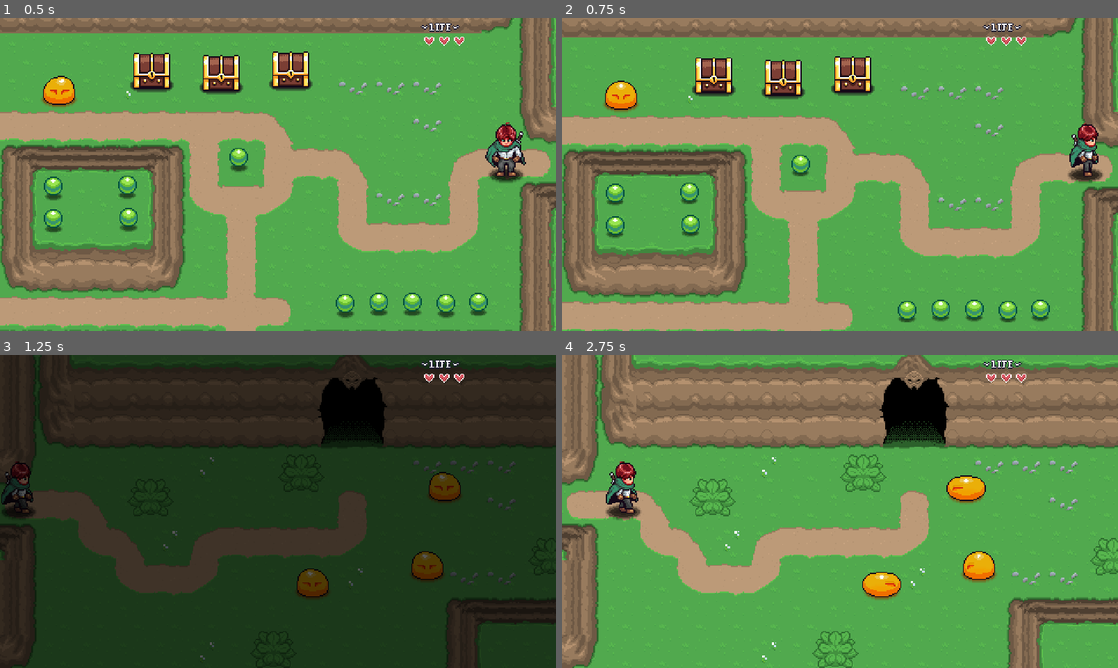
Above: before the commit, frames 1-4 (two rows, left to right).
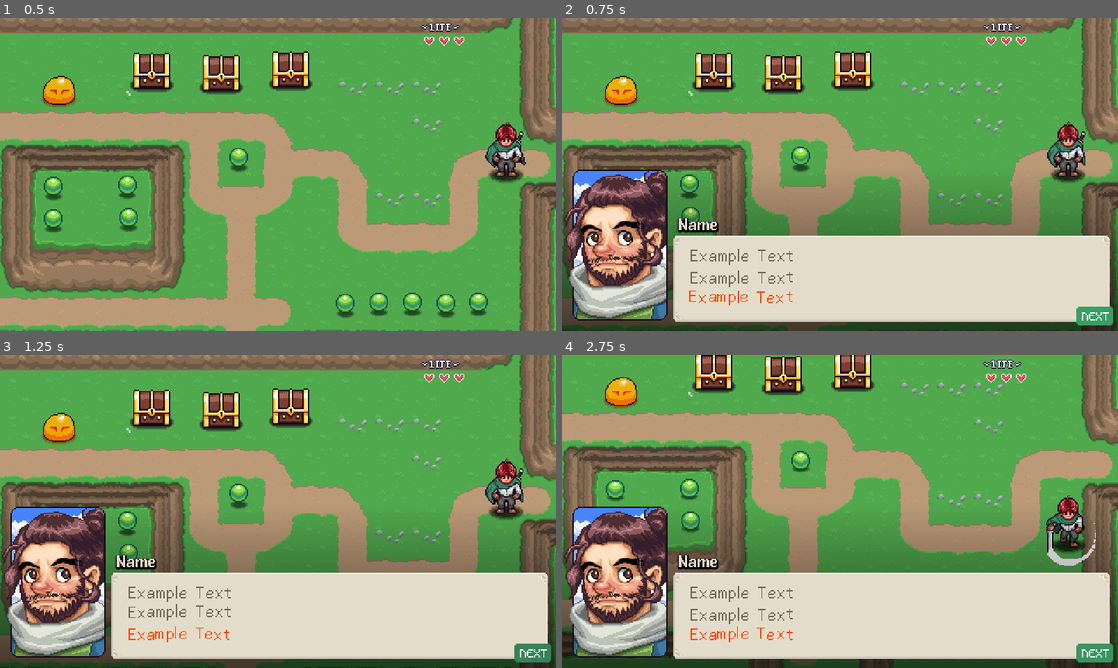
Above: after the commit, the same moments.

Repository: sirzes02/Godot-test
Game: Godot game, scene res://levels/area01/01.tscn
Two runs of this game, one before a commit and one after it. Both use one fixed random seed, a clock stepped at 60 frames per second and the inputs below. Sound files missing from this copy of the repository are replaced by a short silence.
Inputs:
- Up to frame 1 (0.5 s): no input
- Up to frame 2 (0.75 s): hold D (right) from 0.53 s (still down); hold P (test, bound only after the commit) from 0.53 s (still down)
- Up to frame 3 (1.25 s): keep holding D (right); keep holding P (test, bound only after the commit)
- Up to frame 4 (2.75 s): release D (right) at 1.28 s; release P (test, bound only after the commit) at 1.28 s; hold S (down) 1.28-2.03 s; tap Q (ability) at 1.35 s; tap P (test, bound only after the commit) at 1.55, 2.3 s; hold D (right) from 2.03 s (still down); hold Space (attack) from 2.03 s (still down)

Frame 1 is identical in both runs. In frame 2, 54% of the frame differs, in the area x 0-100%, y 0-100%; in frame 3, 96%; in frame 4, 85%.

Commit message:
NPC Part III Dialog System UI

Diff:
--- /dev/null
+++ b/gui/dialog_system/dialog_system.tscn
@@ -0,0 +1,169 @@
+[gd_scene format=3 uid="uid://dalmgct7b53js"]
+
+[ext_resource type="Script" uid="uid://cdwn7tt326sy0" path="res://gui/dialog_system/scripts/dialog_system.gd" id="1_gle0o"]
+[ext_resource type="Texture2D" uid="uid://8lg6xb60ux16" path="res://gui/dialog_system/sprites/text-bubble.png" id="2_h0xjv"]
+[ext_resource type="FontFile" uid="uid://yuwy4uqsbdd1" path="res://gui/fonts/Abaddon Light.ttf" id="3_3jka7"]
+[ext_resource type="FontFile" uid="uid://cbsuvg8x0ke6k" path="res://gui/fonts/Abaddon Bold.ttf" id="4_f7bgx"]
+[ext_resource type="Texture2D" uid="uid://bnw62r07cdogq" path="res://npc/sprites/portraits/npc_portrait_01.png" id="5_jxevo"]
+[ext_resource type="FontFile" uid="uid://dplj0nmib8k77" path="res://gui/fonts/m5x7.ttf" id="6_88kpi"]
+
+[sub_resource type="Gradient" id="Gradient_gle0o"]
+colors = PackedColorArray(1, 1, 1, 1, 1, 1, 1, 0)
+
+[sub_resource type="GradientTexture2D" id="GradientTexture2D_h0xjv"]
+gradient = SubResource("Gradient_gle0o")
+fill_from = Vector2(0, 1)
+fill_to = Vector2(0, 0)
+
+[sub_resource type="StyleBoxTexture" id="StyleBoxTexture_gle0o"]
+content_margin_left = 14.0
+content_margin_top = 10.0
+content_margin_right = 14.0
+content_margin_bottom = 10.0
+texture = ExtResource("2_h0xjv")
+texture_margin_left = 16.0
+texture_margin_top = 16.0
+texture_margin_right = 16.0
+texture_margin_bottom = 16.0
+
+[sub_resource type="StyleBoxFlat" id="StyleBoxFlat_jxevo"]
+content_margin_left = 4.0
+content_margin_top = 0.0
+content_margin_right = 2.0
+content_margin_bottom = 1.0
+bg_color = Color(1, 1, 1, 1)
+corner_radius_top_left = 3
+corner_radius_top_right = 3
+corner_radius_bottom_right = 3
+corner_radius_bottom_left = 3
+
+[sub_resource type="Animation" id="Animation_7sl62"]
+length = 0.001
+tracks/0/type = "value"
+tracks/0/imported = false
+tracks/0/enabled = true
+tracks/0/path = NodePath(".:modulate")
+tracks/0/interp = 1
+tracks/0/loop_wrap = true
+tracks/0/keys = {
+"times": PackedFloat32Array(0),
+"transitions": PackedFloat32Array(1),
+"update": 0,
+"values": [Color(1, 1, 1, 1)]
+}
+
+[sub_resource type="Animation" id="Animation_88kpi"]
+resource_name = "default"
+loop_mode = 1
+tracks/0/type = "value"
+tracks/0/imported = false
+tracks/0/enabled = true
+tracks/0/path = NodePath(".:modulate")
+tracks/0/interp = 1
+tracks/0/loop_wrap = true
+tracks/0/keys = {
+"times": PackedFloat32Array(0, 0.26666668, 0.6333333),
+"transitions": PackedFloat32Array(1, 1, 1),
+"update": 0,
+"values": [Color(1, 1, 1, 1), Color(1.1259906, 1.2742168, 1.1605768, 1), Color(1, 1, 1, 1)]
+}
+
+[sub_resource type="AnimationLibrary" id="AnimationLibrary_7sl62"]
+_data = {
+&"RESET": SubResource("Animation_7sl62"),
+&"default": SubResource("Animation_88kpi")
+}
+
+[node name="DialogSystem" type="CanvasLayer" unique_id=1663639633]
+process_mode = 3
+layer = 0
+script = ExtResource("1_gle0o")
+
+[node name="DialogUI" type="Control" parent="." unique_id=58432516]
+layout_mode = 3
+anchors_preset = 15
+anchor_right = 1.0
+anchor_bottom = 1.0
+grow_horizontal = 2
+grow_vertical = 2
+
+[node name="TextureRect" type="TextureRect" parent="DialogUI" unique_id=569135144]
+modulate = Color(0, 0, 0, 0.6392157)
+layout_mode = 1
+anchors_preset = 12
+anchor_top = 1.0
+anchor_right = 1.0
+anchor_bottom = 1.0
+offset_top = -144.0
+grow_horizontal = 2
+grow_vertical = 0
+texture = SubResource("GradientTexture2D_h0xjv")
+
+[node name="PanelContainer" type="PanelContainer" parent="DialogUI" unique_id=341768792]
+layout_mode = 1
+anchors_preset = 3
+anchor_left = 1.0
+anchor_top = 1.0
+anchor_right = 1.0
+anchor_bottom = 1.0
+offset_left = -384.0
+offset_top = -82.0
+offset_right = -7.0
+offset_bottom = -8.0
+grow_horizontal = 0
+grow_vertical = 0
+theme_override_styles/panel = SubResource("StyleBoxTexture_gle0o")
+
+[node name="RichTextLabel" type="RichTextLabel" parent="DialogUI/PanelContainer" unique_id=1231447512]
+layout_mode = 2
+theme_override_colors/default_color = Color(0.4392157, 0.39607844, 0.32156864, 1)
+theme_override_fonts/normal_font = ExtResource("3_3jka7")
+theme_override_fonts/bold_font = ExtResource("4_f7bgx")
+bbcode_enabled = true
+text = "Example Text
+[wave]Example Text[/wave]
+[shake][color=orangered]Example Text[/color][/shake]"
+scroll_active = false
+
+[node name="NameLabel" type="Label" parent="DialogUI" unique_id=470087378]
+layout_mode = 0
+offset_left = 100.0
+offset_top = 171.0
+offset_right = 147.0
+offset_bottom = 191.0
+theme_override_colors/font_color = Color(0.89411765, 0.8627451, 0.79607844, 1)
+theme_override_colors/font_shadow_color = Color(0, 0, 0, 1)
+theme_override_constants/line_spacing = 0
+theme_override_constants/shadow_offset_x = 0
+theme_override_constants/shadow_outline_size = 5
+theme_override_fonts/font = ExtResource("4_f7bgx")
+text = "Name"
+
+[node name="PortraitSprite" type="Sprite2D" parent="DialogUI" unique_id=876201640]
+position = Vector2(50, 196)
+texture = ExtResource("5_jxevo")
+hframes = 4
+
+[node name="Timer" type="Timer" parent="DialogUI" unique_id=1782181500]
+
+[node name="AudioStreamPlayer" type="AudioStreamPlayer" parent="DialogUI" unique_id=578091848]
+
+[node name="DialogProgressIndicator" type="PanelContainer" parent="DialogUI" unique_id=445838193]
+self_modulate = Color(0.20784314, 0.5137255, 0.34509805, 1)
+layout_mode = 0
+offset_left = 444.0
+offset_top = 249.0
+offset_right = 476.0
+offset_bottom = 265.0
+theme_override_styles/panel = SubResource("StyleBoxFlat_jxevo")
+
+[node name="Label" type="Label" parent="DialogUI/DialogProgressIndicator" unique_id=1003066215]
+layout_mode = 2
+theme_override_fonts/font = ExtResource("6_88kpi")
+text = "NEXT"
+horizontal_alignment = 1
+vertical_alignment = 1
+
+[node name="AnimationPlayer" type="AnimationPlayer" parent="DialogUI/DialogProgressIndicator" unique_id=1040640601]
+libraries/ = SubResource("AnimationLibrary_7sl62")
+autoplay = &"default"
--- /dev/null
+++ b/gui/dialog_system/icons/answer_bubble.svg
@@ -0,0 +1,27 @@
+<?xml version="1.0" encoding="UTF-8"?>
+<svg xmlns="http://www.w3.org/2000/svg" version="1.1" xmlns:xlink="http://www.w3.org/1999/xlink" viewBox="0 0 24 24">
+  <defs>
+    <style>
+      .cls-1 {
+        fill: #fff;
+      }
+
+      .cls-2 {
+        fill: url(#linear-gradient);
+      }
+    </style>
+    <linearGradient id="linear-gradient" x1="12" y1="785.9" x2="12" y2="767.5" gradientTransform="translate(24 -766) rotate(-180) scale(1 -1)" gradientUnits="userSpaceOnUse">
+      <stop offset="0" stop-color="#e9007b"/>
+      <stop offset="1" stop-color="#008ad4"/>
+    </linearGradient>
+  </defs>
+  <!-- Generator: Adobe Illustrator 28.6.0, SVG Export Plug-In . SVG Version: 1.2.0 Build 709)  -->
+  <g>
+    <g id="Layer_1">
+      <g id="Layer_1-2" data-name="Layer_1">
+        <path class="cls-2" d="M19.2,19.2H2.4c-.7,0-1.2-.2-1.7-.7S0,17.5,0,16.8V2.4C0,1.7.2,1.2.7.7,1.2.2,1.7,0,2.4,0h19.2c.7,0,1.2.2,1.7.7.5.5.7,1,.7,1.7v21.6s-4.8-4.8-4.8-4.8Z"/>
+      </g>
+      <path class="cls-1" d="M6.2,14.3L10.5,3.7h3l4.3,10.6h-2.8l-1-2.6h-4.1l-1,2.6h-2.7ZM10.7,9.7h2.6l-1.3-3.4-1.3,3.4Z"/>
+    </g>
+  </g>
+</svg>
--- /dev/null
+++ b/gui/dialog_system/icons/chat_bubble.svg
@@ -0,0 +1,20 @@
+<?xml version="1.0" encoding="UTF-8"?>
+<svg xmlns="http://www.w3.org/2000/svg" version="1.1" xmlns:xlink="http://www.w3.org/1999/xlink" viewBox="0 0 24 24">
+  <defs>
+    <style>
+      .cls-1 {
+        fill: url(#linear-gradient);
+      }
+    </style>
+    <linearGradient id="linear-gradient" x1="12" y1="6.1" x2="12" y2="24.5" gradientTransform="translate(0 26) scale(1 -1)" gradientUnits="userSpaceOnUse">
+      <stop offset="0" stop-color="#e9007b"/>
+      <stop offset="1" stop-color="#ff9f00"/>
+    </linearGradient>
+  </defs>
+  <!-- Generator: Adobe Illustrator 28.6.0, SVG Export Plug-In . SVG Version: 1.2.0 Build 709)  -->
+  <g>
+    <g id="Layer_1">
+      <path class="cls-1" d="M0,24V2.4c0-.7.2-1.2.7-1.7s1-.7,1.7-.7h19.2c.7,0,1.2.2,1.7.7s.7,1,.7,1.7v14.4c0,.7-.2,1.2-.7,1.7s-1,.7-1.7.7H4.8L0,24Z"/>
+    </g>
+  </g>
+</svg>
--- /dev/null
+++ b/gui/dialog_system/icons/chat_bubbles.svg
@@ -0,0 +1,20 @@
+<?xml version="1.0" encoding="UTF-8"?>
+<svg xmlns="http://www.w3.org/2000/svg" version="1.1" xmlns:xlink="http://www.w3.org/1999/xlink" viewBox="0 0 24 24">
+  <defs>
+    <style>
+      .cls-1 {
+        fill: url(#linear-gradient);
+      }
+    </style>
+    <linearGradient id="linear-gradient" x1="12" y1="6.1" x2="12" y2="24.5" gradientTransform="translate(0 26) scale(1 -1)" gradientUnits="userSpaceOnUse">
+      <stop offset="0" stop-color="#e9007b"/>
+      <stop offset="1" stop-color="#ff9f00"/>
+    </linearGradient>
+  </defs>
+  <!-- Generator: Adobe Illustrator 28.6.0, SVG Export Plug-In . SVG Version: 1.2.0 Build 709)  -->
+  <g>
+    <g id="Layer_1">
+      <path class="cls-1" d="M6,19.2c-.3,0-.6-.1-.9-.3s-.3-.5-.3-.9v-2.4h15.6V4.8h2.4c.3,0,.6.1.9.3s.3.5.3.9v18l-4.8-4.8H6ZM0,18V1.2c0-.3.1-.6.3-.9s.5-.3.9-.3h15.6c.3,0,.6.1.9.3s.3.5.3.9v10.8c0,.3-.1.6-.3.9s-.5.3-.9.3H4.8L0,18Z"/>
+    </g>
+  </g>
+</svg>
--- /dev/null
+++ b/gui/dialog_system/icons/picture_bubble.svg
@@ -0,0 +1,28 @@
+<?xml version="1.0" encoding="UTF-8"?>
+<svg xmlns="http://www.w3.org/2000/svg" version="1.1" xmlns:xlink="http://www.w3.org/1999/xlink" viewBox="0 0 24 24">
+  <defs>
+    <style>
+      .cls-1 {
+        fill: #fff;
+      }
+
+      .cls-2 {
+        fill: url(#linear-gradient);
+      }
+    </style>
+    <linearGradient id="linear-gradient" x1="12" y1="6.1" x2="12" y2="24.5" gradientTransform="translate(0 26) scale(1 -1)" gradientUnits="userSpaceOnUse">
+      <stop offset="0" stop-color="#e9007b"/>
+      <stop offset="1" stop-color="#ff9f00"/>
+    </linearGradient>
+  </defs>
+  <!-- Generator: Adobe Illustrator 28.6.0, SVG Export Plug-In . SVG Version: 1.2.0 Build 709)  -->
+  <g>
+    <g id="Layer_1">
+      <path class="cls-2" d="M0,24V2.4C0,1.7.2,1.2.7.7S1.7,0,2.4,0h19.2C22.3,0,22.8.2,23.3.7s.7,1,.7,1.7v14.4c0,.7-.2,1.2-.7,1.7s-1,.7-1.7.7H4.8L0,24Z"/>
+      <g>
+        <path class="cls-1" d="M14.1,8.7c.6-.6.9-1.3.9-2.1s-.3-1.6-.9-2.1c-.6-.6-1.3-.9-2.1-.9s-1.6.3-2.1.9c-.6.6-.9,1.3-.9,2.1s.3,1.6.9,2.1c.6.6,1.3.9,2.1.9s1.6-.3,2.1-.9Z"/>
+        <path class="cls-1" d="M5.9,14.8v.8h12.2v-.8c0-1.1-.6-2-1.7-2.7-1.1-.7-2.6-1-4.4-1s-3.3.3-4.4,1c-1.1.7-1.7,1.6-1.7,2.7Z"/>
+      </g>
+    </g>
+  </g>
+</svg>
--- /dev/null
+++ b/gui/dialog_system/icons/question_bubble.svg
@@ -0,0 +1,27 @@
+<?xml version="1.0" encoding="UTF-8"?>
+<svg xmlns="http://www.w3.org/2000/svg" version="1.1" xmlns:xlink="http://www.w3.org/1999/xlink" viewBox="0 0 24 24">
+  <defs>
+    <style>
+      .cls-1 {
+        fill: #fff;
+      }
+
+      .cls-2 {
+        fill: url(#linear-gradient);
+      }
+    </style>
+    <linearGradient id="linear-gradient" x1="12" y1="785.9" x2="12" y2="767.5" gradientTransform="translate(0 -766)" gradientUnits="userSpaceOnUse">
+      <stop offset="0" stop-color="#ffa300"/>
+      <stop offset="1" stop-color="#ffeb00"/>
+    </linearGradient>
+  </defs>
+  <!-- Generator: Adobe Illustrator 28.6.0, SVG Export Plug-In . SVG Version: 1.2.0 Build 709)  -->
+  <g>
+    <g id="Layer_1">
+      <g id="Layer_1-2" data-name="Layer_1">
+        <path class="cls-2" d="M0,24V2.4c0-.7.2-1.2.7-1.7C1.2.2,1.7,0,2.4,0h19.2C22.3,0,22.8.2,23.3.7c.5.5.7,1,.7,1.7v14.4c0,.7-.2,1.2-.7,1.7s-1,.7-1.7.7H4.8L0,24Z"/>
+      </g>
+      <path class="cls-1" d="M10.6,11.4c0-.5,0-1,0-1.4s.2-.7.4-1c.2-.3.5-.6.8-.8l.9-.7c.3-.2.5-.4.7-.6.1-.2.2-.4.2-.6s0-.4-.2-.6c-.1-.2-.3-.3-.6-.4-.2-.1-.5-.2-.8-.2-.5,0-1,.1-1.4.4-.4.3-.7.6-.9,1.1l-2.3-.9c.2-.6.6-1.1,1-1.6.5-.4,1-.8,1.6-1,.6-.2,1.3-.4,2-.4s1.5.1,2.2.4,1.1.7,1.5,1.2c.4.5.6,1.1.6,1.7s0,.8-.2,1.2c-.1.3-.4.7-.7,1s-.8.7-1.3,1.1l-.4.3c-.3.2-.6.5-.7.7-.1.3-.2.6-.2,1h-2.4ZM11.8,15.4c-.4,0-.8-.2-1.1-.5-.3-.3-.5-.7-.5-1.1s.2-.8.5-1.1.7-.5,1.1-.5.8.2,1.1.5c.3.3.5.7.5,1.1s-.2.8-.5,1.1c-.3.3-.7.5-1.1.5Z"/>
+    </g>
+  </g>
+</svg>
--- /dev/null
+++ b/gui/dialog_system/icons/star_bubble.svg
@@ -0,0 +1,25 @@
+<?xml version="1.0" encoding="UTF-8"?>
+<svg xmlns="http://www.w3.org/2000/svg" version="1.1" xmlns:xlink="http://www.w3.org/1999/xlink" viewBox="0 0 24 24">
+  <defs>
+    <style>
+      .cls-1 {
+        fill: #fff;
+      }
+
+      .cls-2 {
+        fill: url(#linear-gradient);
+      }
+    </style>
+    <linearGradient id="linear-gradient" x1="12" y1="6.1" x2="12" y2="24.5" gradientTransform="translate(0 26) scale(1 -1)" gradientUnits="userSpaceOnUse">
+      <stop offset="0" stop-color="#e9007b"/>
+      <stop offset="1" stop-color="#ff9f00"/>
+    </linearGradient>
+  </defs>
+  <!-- Generator: Adobe Illustrator 28.6.0, SVG Export Plug-In . SVG Version: 1.2.0 Build 709)  -->
+  <g>
+    <g id="Layer_1">
+      <path class="cls-2" d="M0,24V2.4C0,1.7.2,1.2.7.7S1.7,0,2.4,0h19.2C22.3,0,22.8.2,23.3.7s.7,1,.7,1.7v14.4c0,.7-.2,1.2-.7,1.7s-1,.7-1.7.7H4.8L0,24Z"/>
+      <polygon class="cls-1" points="12 2.8 13.5 7.4 18.5 7.4 14.5 10.3 16 15 12 12.1 8 15 9.5 10.3 5.5 7.4 10.5 7.4 12 2.8"/>
+    </g>
+  </g>
+</svg>
--- /dev/null
+++ b/gui/dialog_system/icons/text_bubble.svg
@@ -0,0 +1,27 @@
+<?xml version="1.0" encoding="UTF-8"?>
+<svg xmlns="http://www.w3.org/2000/svg" version="1.1" xmlns:xlink="http://www.w3.org/1999/xlink" viewBox="0 0 24 24">
+  <defs>
+    <style>
+      .cls-1 {
+        fill: #fff;
+      }
+
+      .cls-2 {
+        fill: url(#linear-gradient);
+      }
+    </style>
+    <linearGradient id="linear-gradient" x1="12" y1="6.1" x2="12" y2="24.5" gradientTransform="translate(0 26) scale(1 -1)" gradientUnits="userSpaceOnUse">
+      <stop offset="0" stop-color="#e9007b"/>
+      <stop offset="1" stop-color="#ff9f00"/>
+    </linearGradient>
+  </defs>
+  <!-- Generator: Adobe Illustrator 28.6.0, SVG Export Plug-In . SVG Version: 1.2.0 Build 709)  -->
+  <g>
+    <g id="Layer_1">
+      <path class="cls-2" d="M0,24V2.4C0,1.7.2,1.2.7.7S1.7,0,2.4,0h19.2C22.3,0,22.8.2,23.3.7s.7,1,.7,1.7v14.4c0,.7-.2,1.2-.7,1.7s-1,.7-1.7.7H4.8L0,24Z"/>
+      <rect class="cls-1" x="4.5" y="5" width="15" height="2"/>
+      <rect class="cls-1" x="4.5" y="9" width="15" height="2"/>
+      <rect class="cls-1" x="4.5" y="13" width="8" height="2"/>
+    </g>
+  </g>
+</svg>
--- /dev/null
+++ b/gui/dialog_system/scripts/dialog_system.gd
@@ -0,0 +1,42 @@
+@tool
+@icon("res://gui/dialog_system/icons/star_bubble.svg")
+class_name DialogSystemNode extends CanvasLayer
+
+var is_active: bool = false
+
+@onready var dialog_ui: Control = $DialogUI
+
+func _ready() -> void:
+	if Engine.is_editor_hint():
+		if get_viewport() is Window:
+			get_parent().remove_child(self)
+			return
+		return
+
+	hide_dialog()
+	pass
+
+func _unhandled_input(event: InputEvent) -> void:
+	# if not is_active:
+	#	return
+
+	if event.is_action_pressed("test"):
+		if not is_active:
+			show_dialog()
+		else:
+			hide_dialog()
+	pass
+
+func show_dialog() -> void:
+	is_active = true
+	dialog_ui.visible = true
+	dialog_ui.process_mode = Node.PROCESS_MODE_ALWAYS
+	get_tree().paused = true
+	pass
+
+func hide_dialog() -> void:
+	is_active = false
+	dialog_ui.visible = false
+	dialog_ui.process_mode = Node.PROCESS_MODE_DISABLED
+	get_tree().paused = false
+	pass
--- a/project.godot
+++ b/project.godot
@@ -28,6 +28,7 @@
 SceneTransition="*uid://bu1cxxl11qpup"
 SaveManager="*uid://o625n35emdh0"
 PauseMenu="*uid://fft2clkfyt2x"
+DialogSystem="*uid://dalmgct7b53js"
 
 [display]
 
@@ -36,6 +37,10 @@
 window/size/window_width_override=1920
 window/size/window_height_override=1080
 window/stretch/mode="viewport"
+
+[gui]
+
+theme/custom_font="uid://yuwy4uqsbdd1"
 
 [input]
 
@@ -79,6 +84,11 @@
 "events": [Object(InputEventKey,"resource_local_to_scene":false,"resource_name":"","device":-1,"window_id":0,"alt_press …(192 unchanged characters)…
 ]
 }
+test={
+"deadzone": 0.2,
+"events": [Object(InputEventKey,"resource_local_to_scene":false,"resource_name":"","device":-1,"window_id":0,"alt_pressed":false,"shift_pressed":false,"ctrl_pressed":false,"meta_pressed":false,"pressed":false,"keycode":0,"physical_keycode":80,"key_label":0,"unicode":112,"location":0,"echo":false,"script":null)
+]
+}
 
 [layer_names]
 
Not shown, added: gui/dialog_system/audio/voice_blip.wav.import
Not shown, added: gui/dialog_system/icons/answer_bubble.svg.import
Not shown, added: gui/dialog_system/icons/chat_bubble.svg.import
Not shown, added: gui/dialog_system/icons/chat_bubbles.svg.import
Not shown, added: gui/dialog_system/icons/picture_bubble.svg.import
Not shown, added: gui/dialog_system/icons/question_bubble.svg.import
Not shown, added: gui/dialog_system/icons/star_bubble.svg.import
Not shown, added: gui/dialog_system/icons/text_bubble.svg.import
Not shown, added: gui/dialog_system/scripts/dialog_system.gd.uid
Binary file added: gui/dialog_system/sprites/text-bubble.png
Not shown, added: gui/dialog_system/sprites/text-bubble.png.import
Binary file added: gui/fonts/Abaddon Bold.ttf
(and 6 more such lines)
